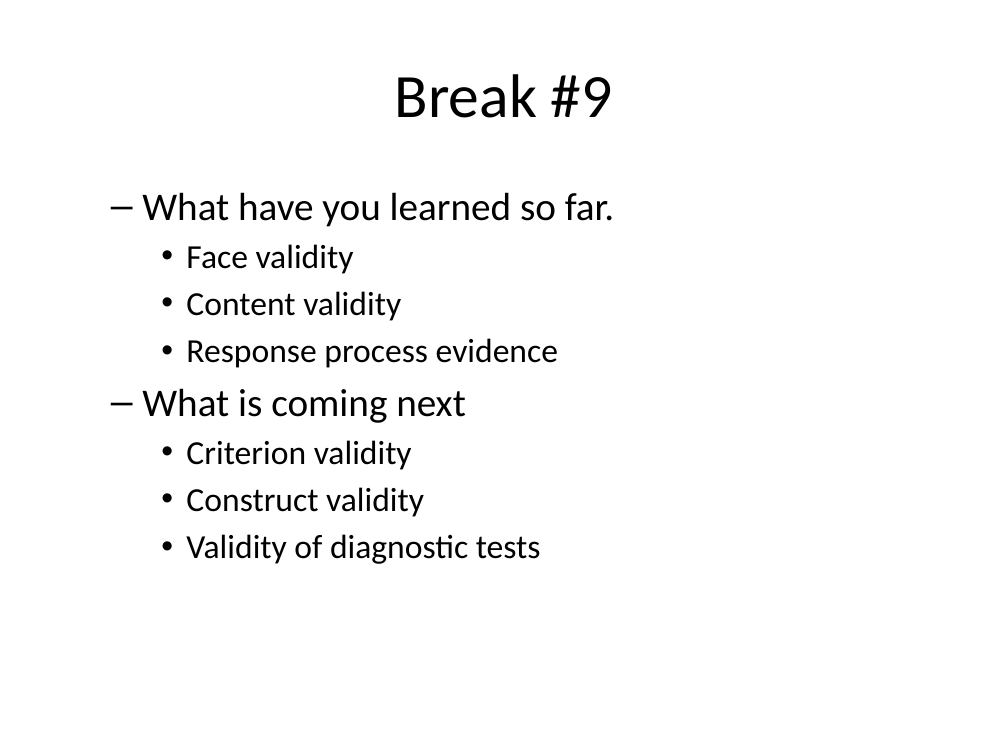
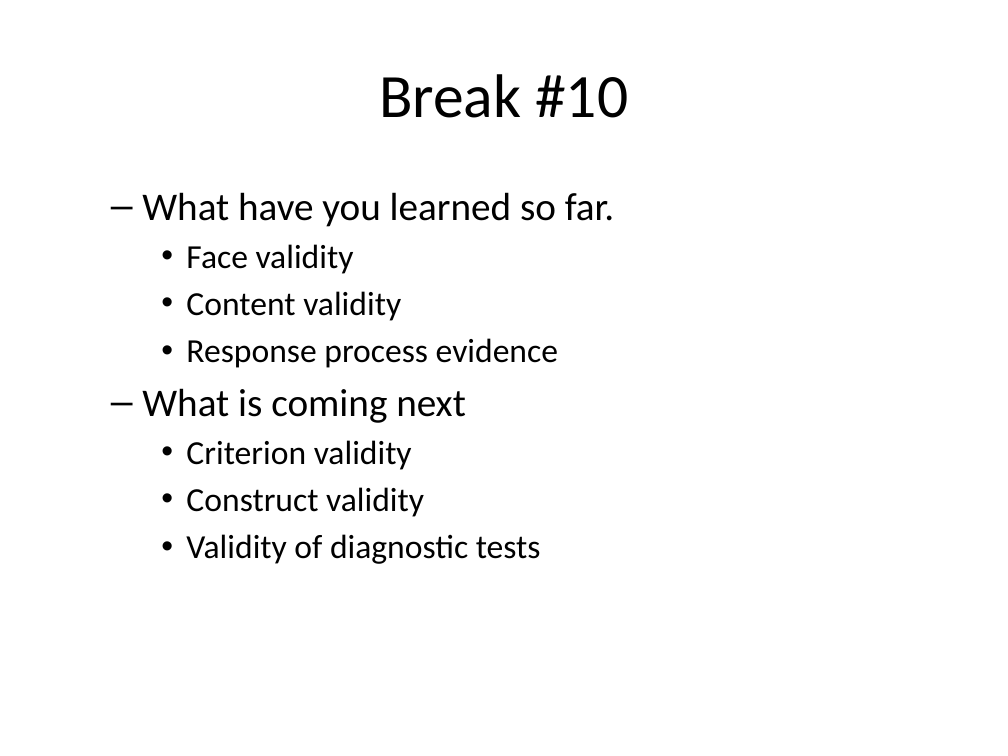
Before and after one commit to pmean/classes, a slide deck: slide 64 of clinical-research-methodology/results/video09-slides-and-speaker-notes.pptx (slide 59 before the commit). Drawn at 1008x756 pixels with LibreOffice and Linux fonts; fonts in the diff are those of the drawing. Boxes give left, top, right and bottom in pixels: in the first picture for what was removed or moved away, otherwise in the second. Text is boxed around its words. In the diff, an @@ line names an element or a change of style, - is before the commit and + after.

```diff
--- a/clinical-research-methodology/results/video09-slides-and-speaker-notes.pptx
+++ b/clinical-research-methodology/results/video09-slides-and-speaker-notes.pptx
@@ title at [379, 74, 628, 118]: text changed @@
-Break #9
+Break #10
```
Also in this commit, not shown: 2 other slides changed, 5 slides added, 9 other files.
